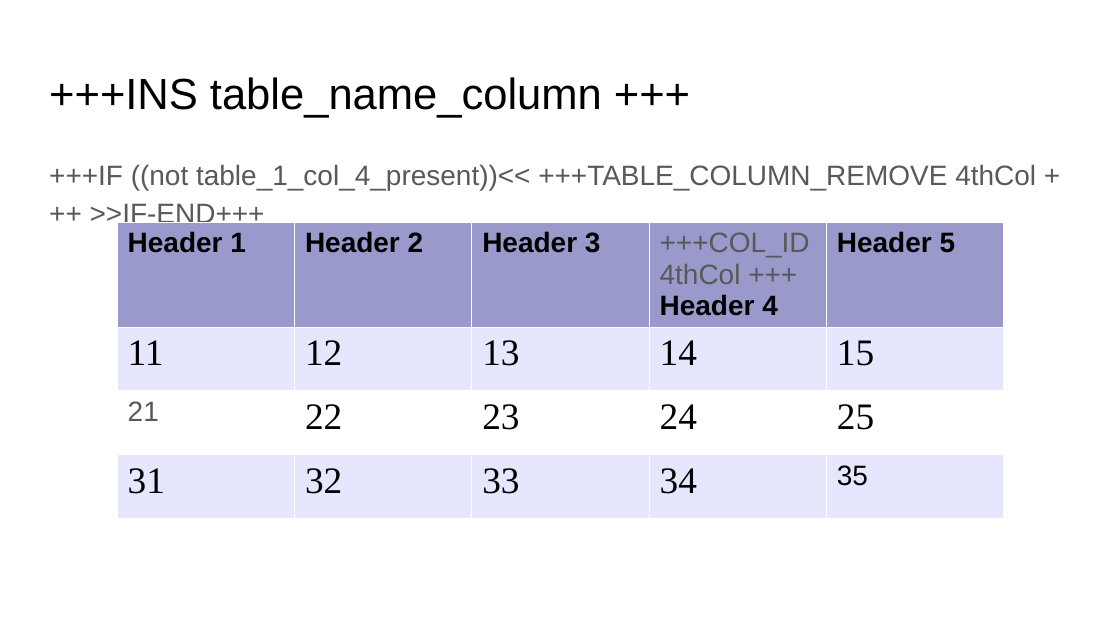
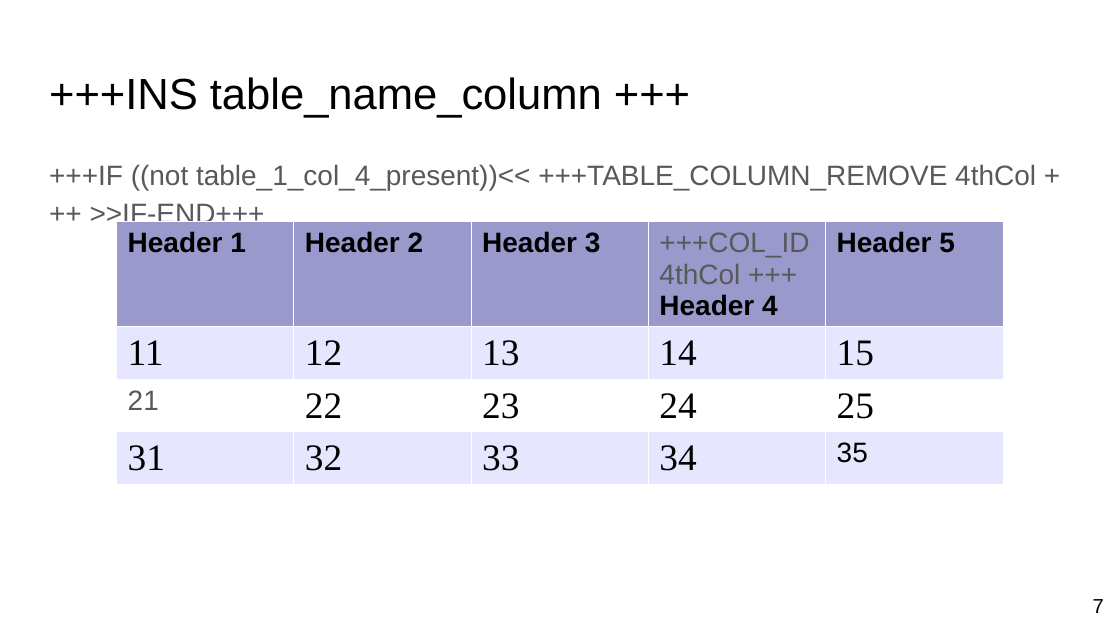
Before and after one commit to GayashanSameera/PythonPPTXGen, a slide deck: slide 7 of demo.pptx (slide 6 before the commit). Drawn at 1120x630 pixels with LibreOffice and Linux fonts; fonts in the diff are those of the drawing. Boxes give left, top, right and bottom in pixels: in the first picture for what was removed or moved away, otherwise in the second. Text is boxed around its words. In the diff, an @@ line names an element or a change of style, - is before the commit and + after.

```diff
--- a/demo.pptx
+++ b/demo.pptx
@@ text "+++IF ((not table_1_col_4_present))<< +++TABLE_COLUMN_REMOVE ..." at (49, 164, 1036, 229): less space between paragraphs @@
@@ table at (116, 222, 1002, 485) @@
@@ borders changed @@
@@ page number added at (1093, 599, 1104, 613), 13 pt, text #000000 @@
+7
```
Also in this commit, not shown: 14 other slides changed, 5 slides added, 3 other files.
